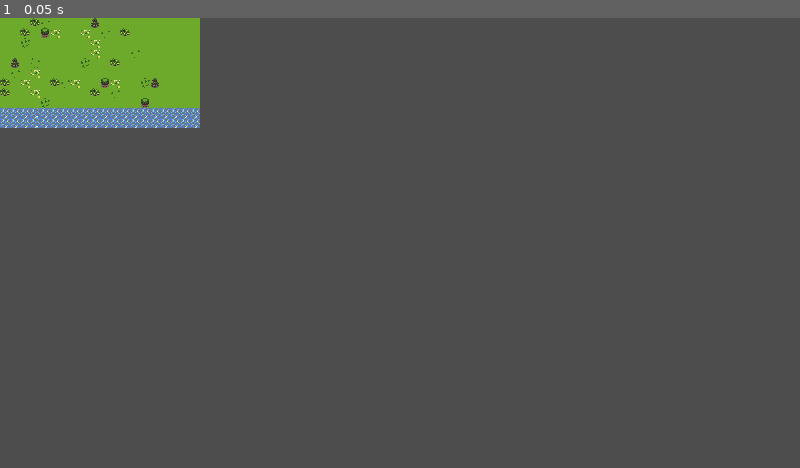
Above: before the commit, frame 1.
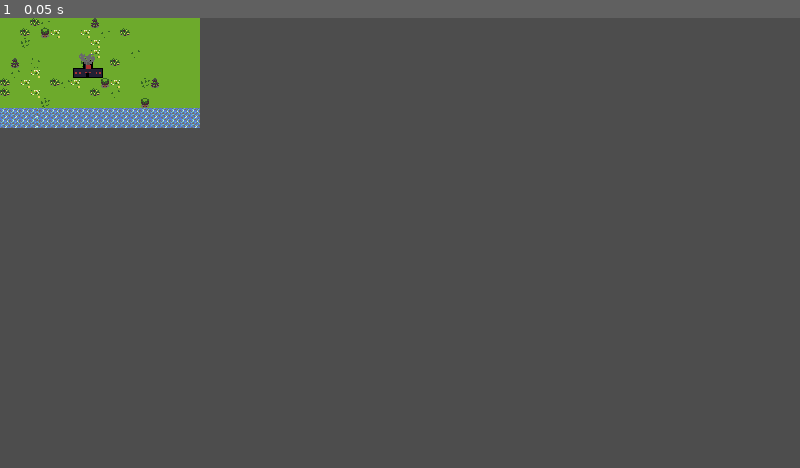
Above: after the commit, the same moment.

Repository: nwHacks2025/pollution-simulator
Game: Godot game, scene res://scenes/main_game.tscn
Same seed, same stepped clock (60 frames per second), same inputs: the game is played once before the commit and once after it.
Inputs:
- Up to frame 1 (0.05 s): no input

The runs differ from the first frame. In frame 1, 0.1% of the frame differs, in the area x 9-13%, y 7-14%.

Commit message:
evil base added

Diff:
--- a/scenes/main_game.tscn
+++ b/scenes/main_game.tscn
@@ -1,6 +1,7 @@
-[gd_scene load_steps=4 format=3 uid="uid://pehmxif73ycg"]
+[gd_scene load_steps=5 format=3 uid="uid://pehmxif73ycg"]
 
 [ext_resource type="Texture2D" uid="uid://bypgw0qe083bj" path="res://assets/base_tiles.png" id="1_r20yb"]
+[ext_resource type="Texture2D" uid="uid://cuvrp66k1f8l1" path="res://assets/evilbase.png" id="2_ovkc0"]
 
 [sub_resource type="TileSetAtlasSource" id="TileSetAtlasSource_nturi"]
 texture = ExtResource("1_r20yb")
@@ -115,3 +116,8 @@
 format = 2
 layer_0/tile_data = PackedInt32Array(0, 196608, 1, 65536, 196608, 1, 65537, 196608, 1, 131073, 196608, 1, 131074, 65536 …(3948 unchanged characters)…
 layer_1/tile_data = PackedInt32Array(589824, 327680, 3, 589825, 327680, 3, 589826, 327680, 3, 589827, 327680, 3, 589828 …(930 unchanged characters)…
+
+[node name="Sprite2D" type="Sprite2D" parent="."]
+position = Vector2(141, 72)
+texture = ExtResource("2_ovkc0")
+hframes = 3
Binary file added: assets/evilbase.aseprite
Binary file added: assets/evilbase.png
Binary file added: assets/oil_drill.aseprite
